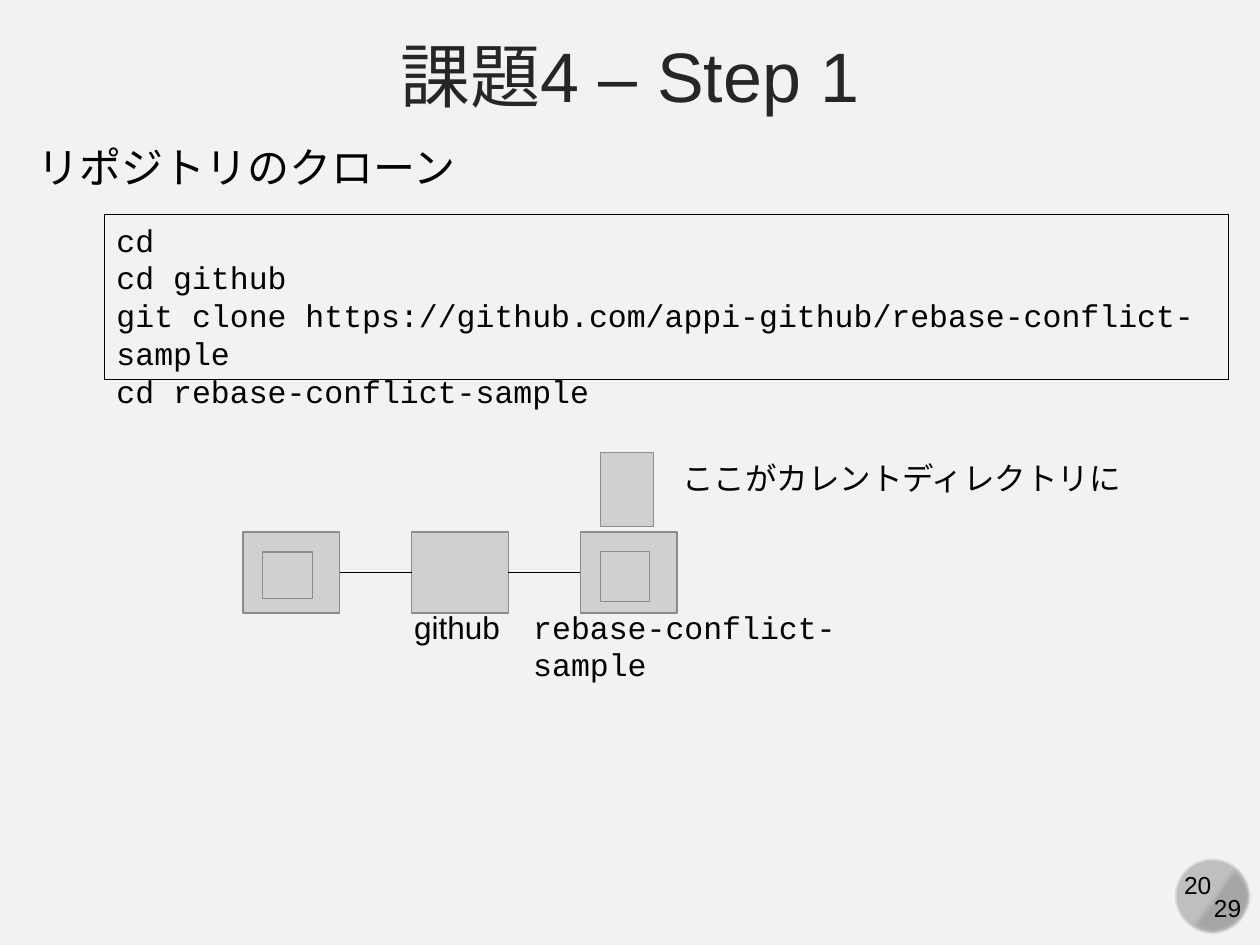
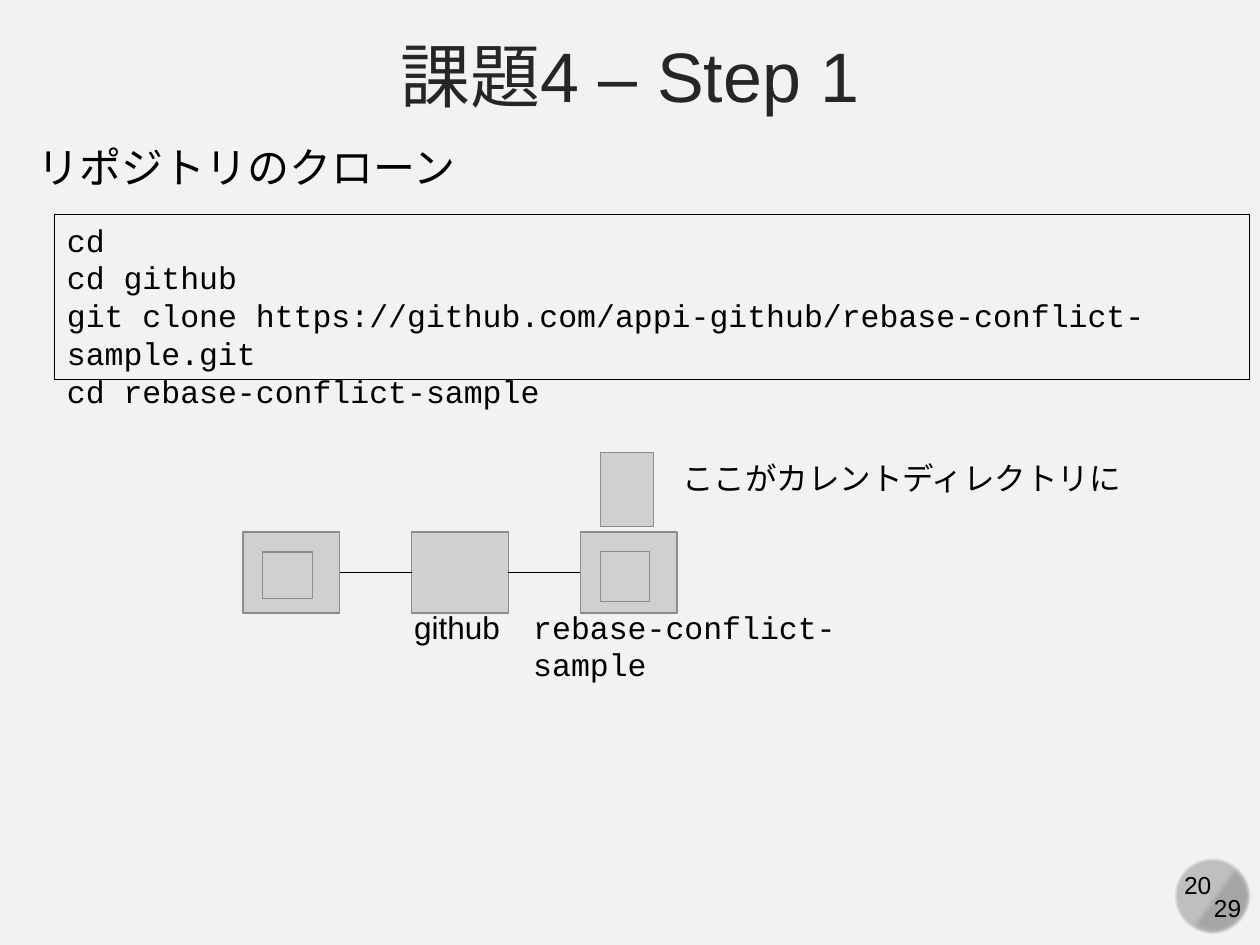
Before and after one commit to kaityo256/github, a slide deck: slide 20 of practice_advanced/fig/slide.pptx. Drawn at 1260x945 pixels with LibreOffice and Linux fonts; fonts in the diff are those of the drawing; grey boxes stand for pictures. Boxes give left, top, right and bottom in pixels: in the first picture for what was removed or moved away, otherwise in the second. Text is boxed around its words. In the diff, an @@ line names an element or a change of style, - is before the commit and + after.

```diff
--- a/practice_advanced/fig/slide.pptx
+++ b/practice_advanced/fig/slide.pptx
@@ rectangle "cd": place and size @@
-rectangle "cd" at (105, 214, 1230, 379)
+rectangle "cd" at (54, 214, 1249, 379)
@@ text in rectangle at (67, 305, 1144, 372): text changed @@
-git clone https://github.com/appi-github/rebase-conflict-sample
+git clone https://github.com/appi-github/rebase-conflict-sample.git
```
Also in this commit, not shown: 1 other slide changed, 1 other file.
